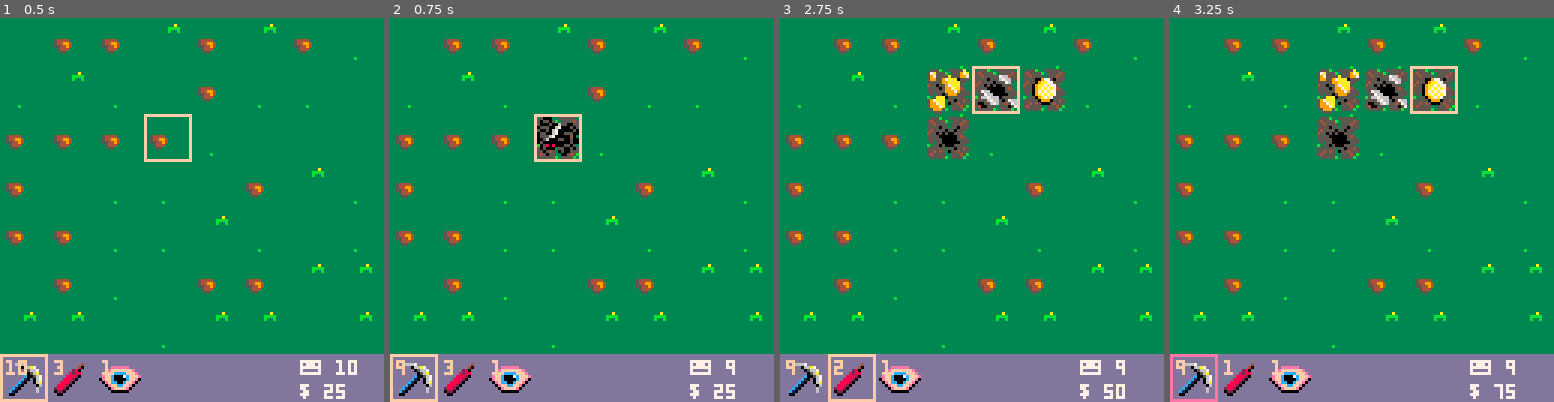
Above: before the commit, frames 1-4 (left to right).
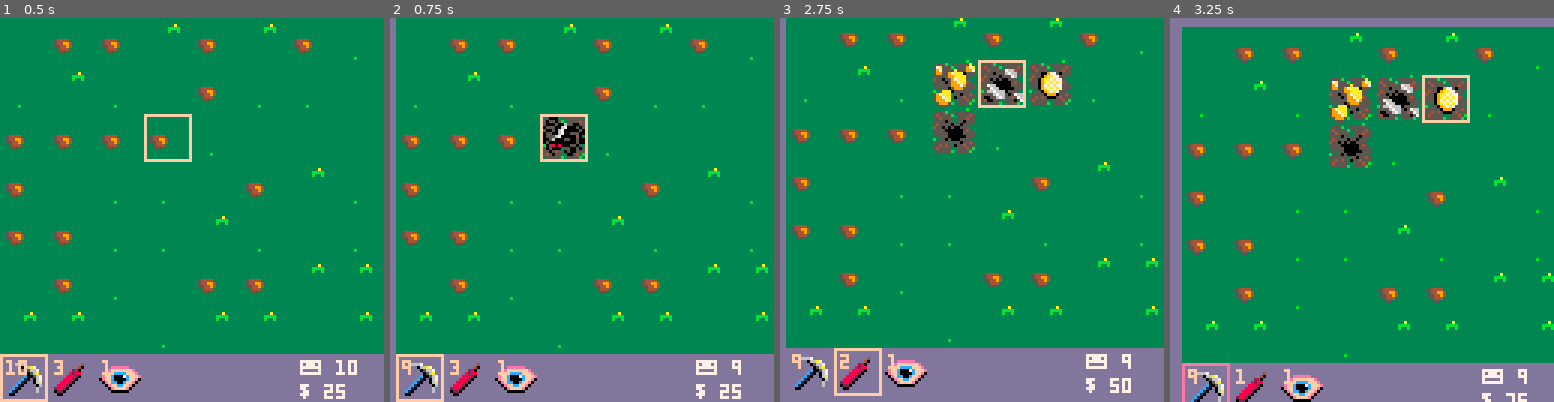
Above: after the commit, the same moments.

Repository: seanpackham/lost-and-found
Game: PICO-8 cartridge main.p8
Two runs of this game, one before a commit and one after it. Both use one fixed random seed, a clock stepped at 60 frames per second and the inputs below.
Inputs:
- Up to frame 1 (0.5 s): tap X (X key) at 0.33 s
- Up to frame 2 (0.75 s): tap O (Z key) at 0.7 s
- Up to frame 3 (2.75 s): tap X (X key) at 1.07, 1.85 s; hold Right 1.6-2.1 s; tap O (Z key) at 1.7, 2.1, 2.5 s; hold Up 2.15-2.42 s; hold Right from 2.47 s (still down)
- Up to frame 4 (3.25 s): tap O (Z key) at 2.9 s; tap X (X key) at 2.97 s; release Right at 3.03 s; hold Left from 3.08 s (still down)

Frame 1 is identical in both runs. In frame 2, 8.5% of the frame differs, in the area x 0-99%, y 0-100%; in frame 3, 14%; in frame 4, 21%, in the area x 0-100%, y 0-100%.

Commit message:
Screen shake

Diff:
--- a/main.p8
+++ b/main.p8
@@ -39,6 +39,7 @@
 			else
 				-- play trigger trap sound
 				sfx(4)
+				shake += 0.07
 				workers -= tile.e.value
 			end
 		else
@@ -60,6 +61,7 @@
 	-- play dynamite sound
 		sfx(9)
 	items[i].uses -= 1
+	shake += 0.25
 
  for x = cursor.x - 1 , cursor.x + 1 do
 		for y = cursor.y - 1, cursor.y + 1 do
@@ -310,6 +312,7 @@
 
 	-- globals
 	debug = false
+	shake = 0
 	entities = {}
 	grasses = {}
 	items = {}
@@ -392,7 +395,25 @@
 		state.update()
 end
 
+function screen_shake()
+  local fade = 0.95
+  local x = 16 - rnd(32)
+  local y = 16 - rnd(32)
+
+  x *= shake
+  y *= shake
+
+  camera(x, y)
+  shake *= fade
+
+  if shake < 0.05 then
+    shake = 0
+  end
+end
+
 function _draw()
+	screen_shake()
+
 	-- debug
 	if debug and state == game then
 		vision.draw()
